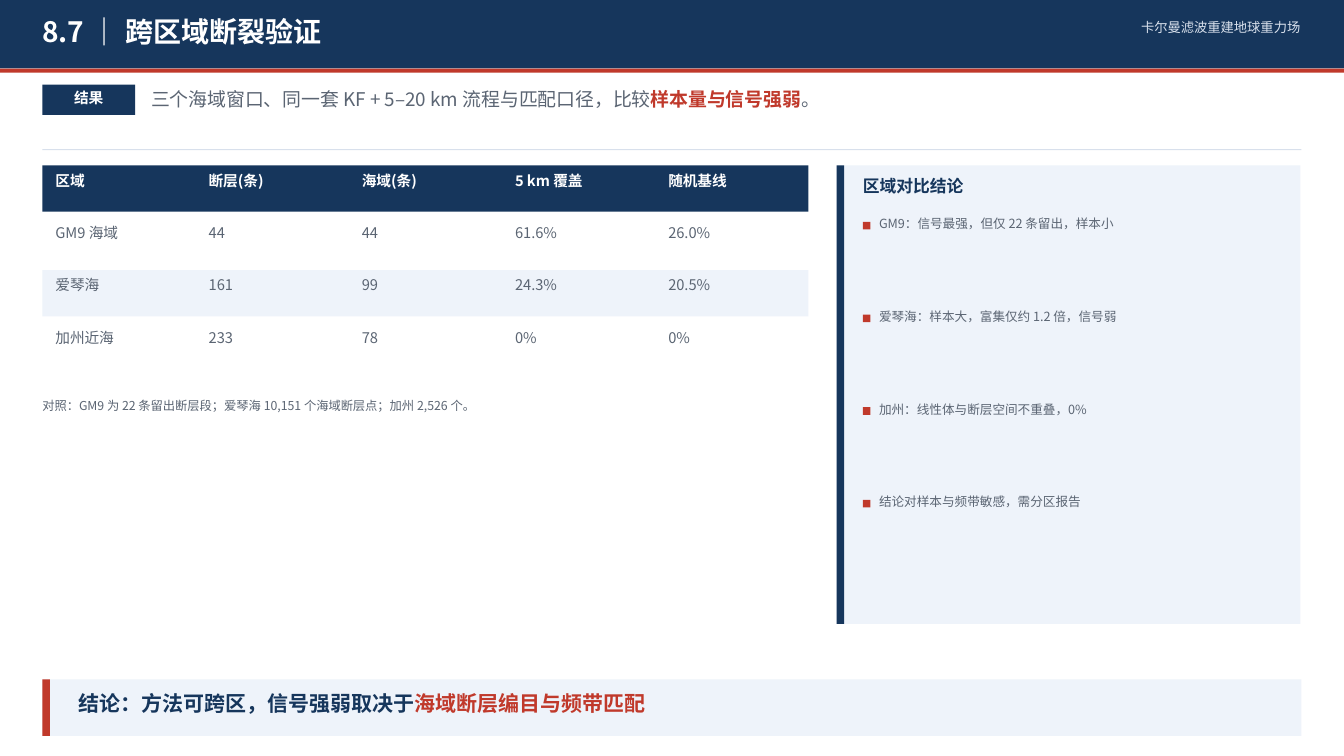
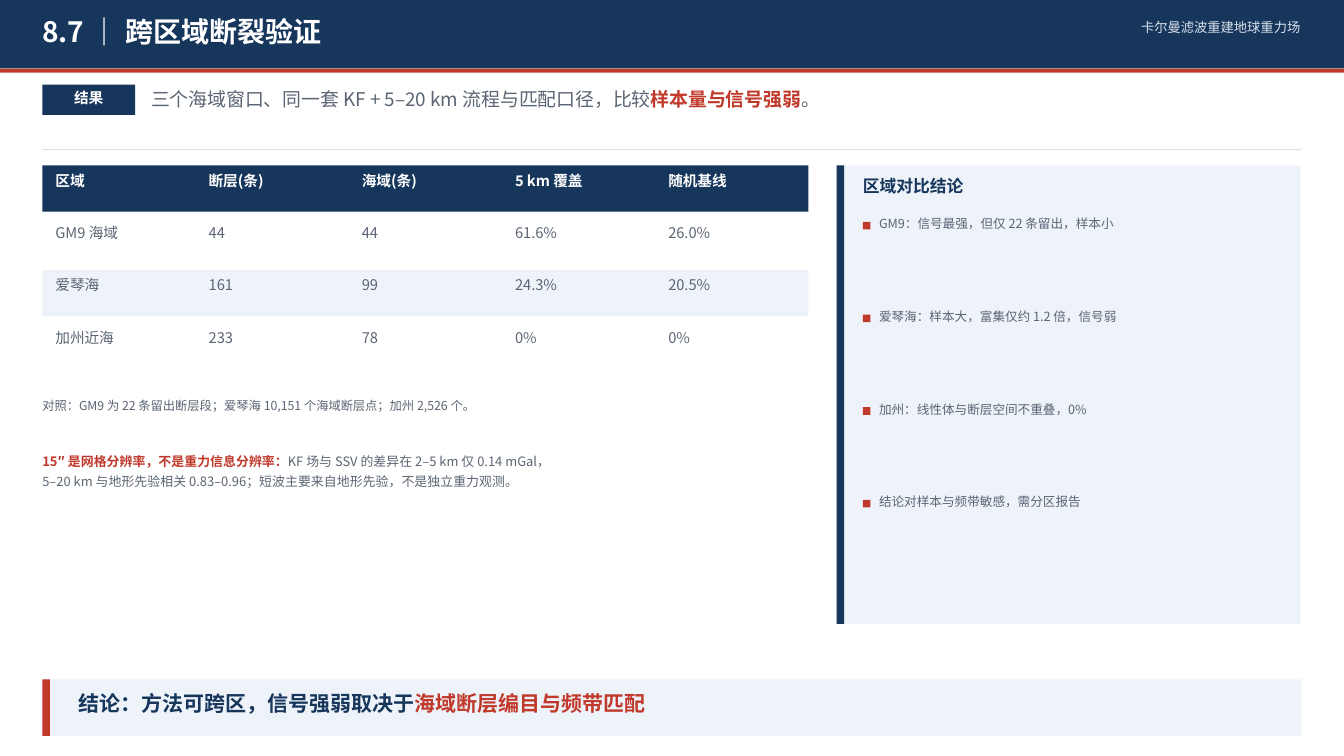
Before and after one commit to shuyunkai/kalman_gravity, a slide deck: slide 6 of ppt/KF方法与结果_六页.pptx. Drawn at 1344x756 pixels with LibreOffice and Linux fonts; fonts in the diff are those of the drawing. Boxes give left, top, right and bottom in pixels: in the first picture for what was removed or moved away, otherwise in the second. Text is boxed around its words. In the diff, an @@ line names an element or a change of style, - is before the commit and + after.

Commit message:
feat: 8.7 增加 15 秒信息分辨率说明
- 15″ 与 SSV 差异: 2-5 km 0.14 mGal, 5-20 km 与地形先验相关 0.83-0.96
- 说明网格分辨率不等于重力信息分辨率
- 汇报稿 21 页

```diff
--- a/ppt/KF方法与结果_六页.pptx
+++ b/ppt/KF方法与结果_六页.pptx
@@ text added at (42,455,550,488), 9.2 pt, text #5B6573 @@
+15″ 是网格分辨率，不是重力信息分辨率：KF 场与 SSV 的差异在 2–5 km 仅 0.14 mGal，
+5–20 km 与地形先验相关 0.83–0.96；短波主要来自地形先验，不是独立重力观测。
```
Also in this commit, not shown: 4 other files.
